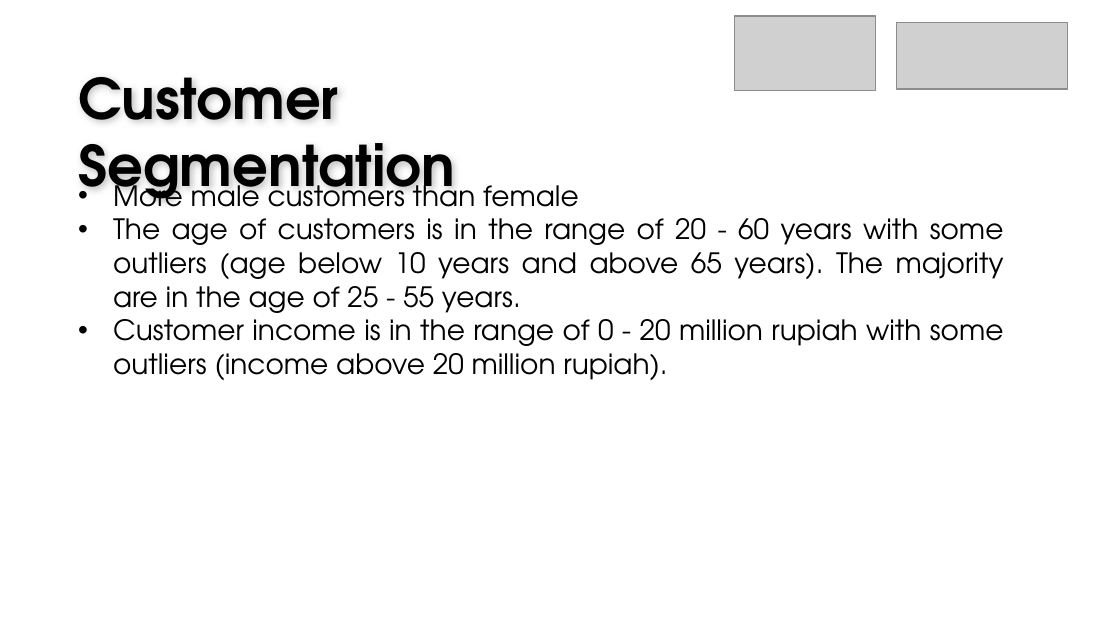
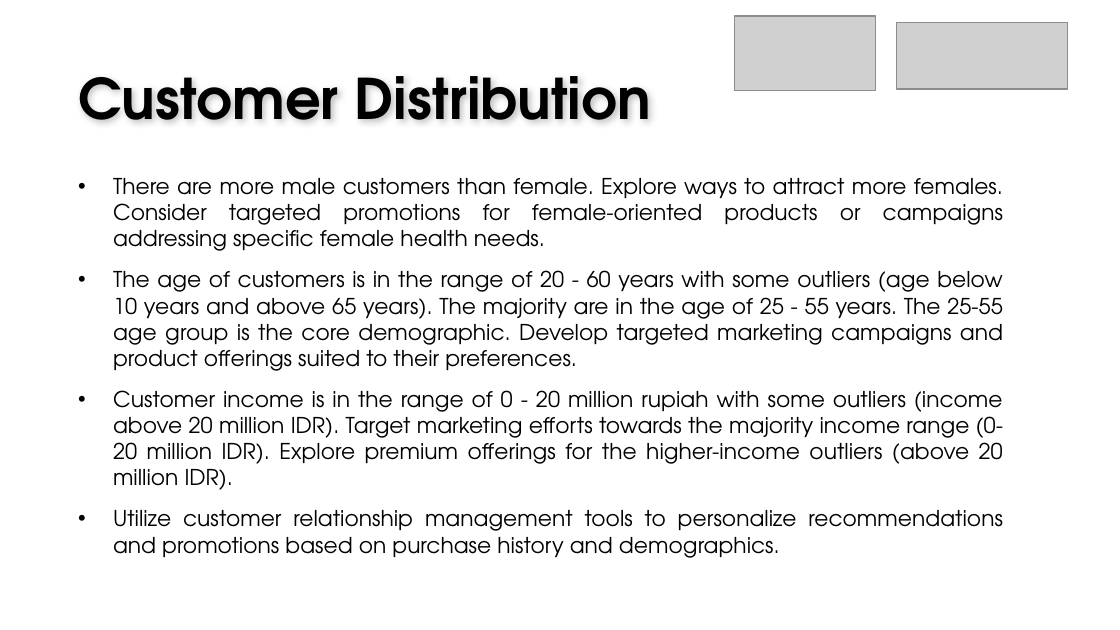
Before and after one commit to gisellehalim/kalbe-ds-vix-rakamin, a slide deck: slide 13 of Result Kalbe Nutritionals x Rakamin Academy.pptx (slide 11 before the commit). Drawn at 1120x630 pixels with LibreOffice and Linux fonts; fonts in the diff are those of the drawing; grey boxes stand for pictures; background and template pictures are left out. Boxes give left, top, right and bottom in pixels: in the first picture for what was removed or moved away, otherwise in the second. Text is boxed around its words. In the diff, an @@ line names an element or a change of style, - is before the commit and + after.

```diff
--- a/Result Kalbe Nutritionals x Rakamin Academy.pptx
+++ b/Result Kalbe Nutritionals x Rakamin Academy.pptx
@@ text at [78,76,651,121]: text changed @@
-Customer Segmentation
+Customer Distribution
@@ text at [113,178,1003,558]: text changed; size 18 to 14 pt @@
-• More male customers than female
-• The age of customers is in the range of 20 - 60 years with some outliers (age below 10 years and above 65 years). The majority are in the age of 25 - 55 years.
-• Customer income is in the range of 0 - 20 million rupiah with some outliers (income above 20 million rupiah).
+• There are more male customers than female. Explore ways to attract more females. Consider targeted promotions for female-oriented products or campaigns addressing specific female health needs.
+• The age of customers is in the range of 20 - 60 years with some outliers (age below 10 years and above 65 years). The majority are in the age of 25 - 55 years. The 25-55 age group is the core demographic. Develop targeted marketing campaigns and product offerings suited to their preferences.
+• Customer income is in the range of 0 - 20 million rupiah with some outliers (income above 20 million IDR). Target marketing efforts towards the majority income range (0-20 million IDR). Explore premium offerings for the higher-income outliers (above 20 million IDR).
+• Utilize customer relationship management tools to personalize recommendations and promotions based on purchase history and demographics.
```
Also in this commit, not shown: 3 other slides changed, 2 slides added, 1 other file.
